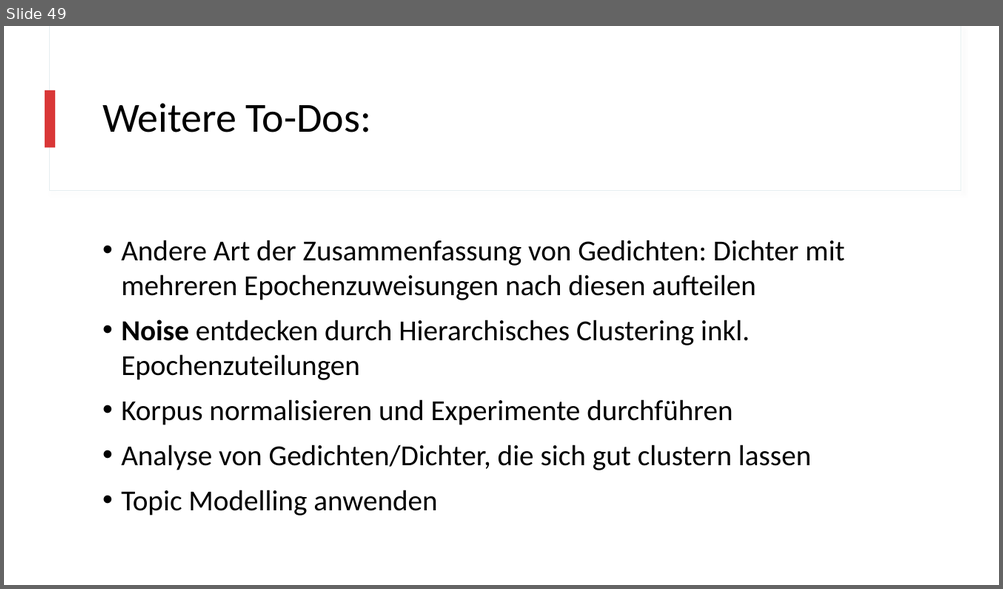
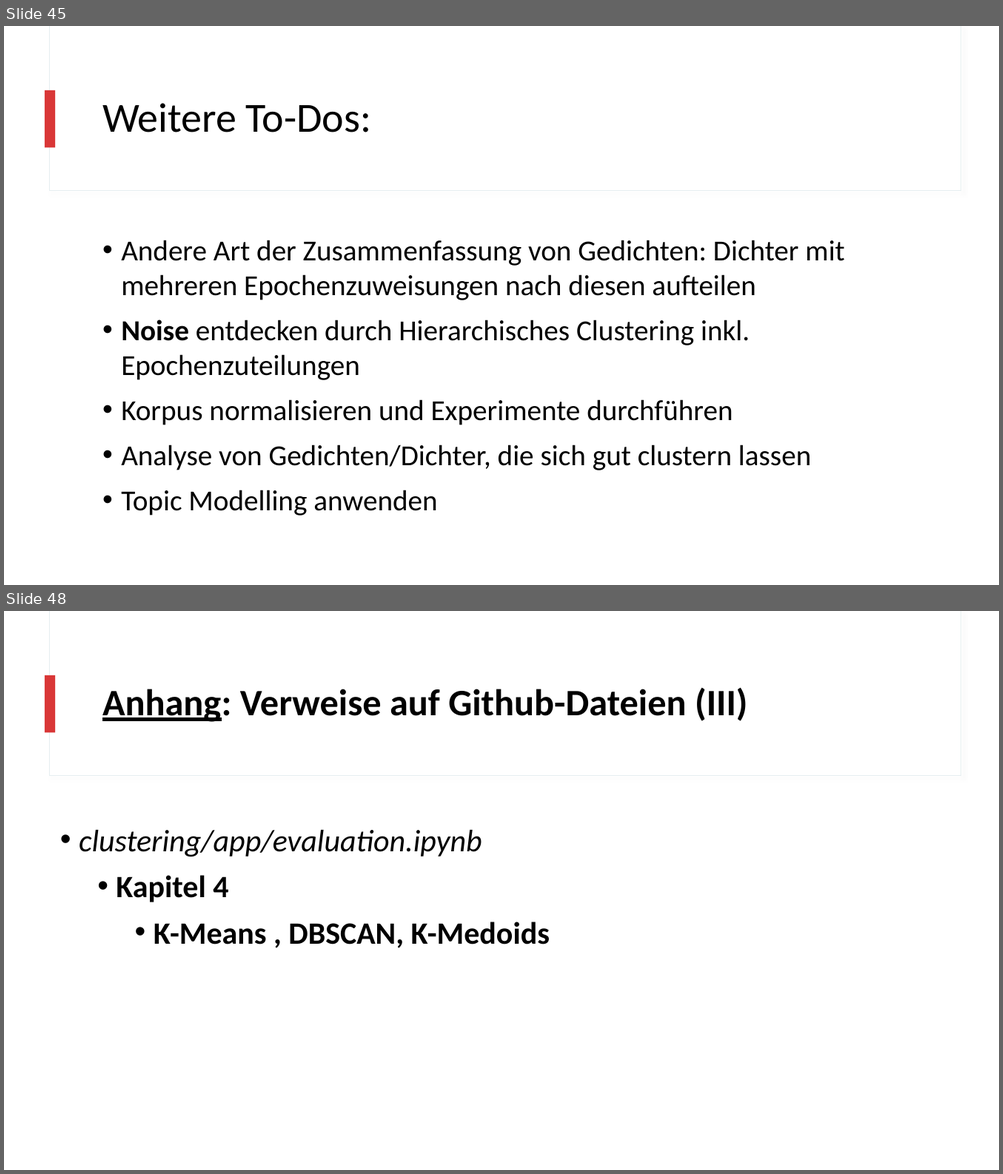
Before and after one commit to realjanpaulus/clusterpoems, a slide deck: presentation/clustering_presentation.pptx. Shown one above the other, each under a label of ours: slide 49 before the commit, slides 45 and 48 after it; the slides between them are not shown. The pictures are 1003x589 and 1003x1174 pixels, drawn with LibreOffice and Linux fonts; fonts in the diff are those of the drawing. Boxes give left, top, right and bottom in pixels: in the first picture for what was removed or moved away, otherwise in the second. Text is boxed around its words. In the diff, an @@ line names an element or a change of style, - is before the commit and + after.

Commit message:
add: agglo clustering

```diff
--- a/presentation/clustering_presentation.pptx
+++ b/presentation/clustering_presentation.pptx
@@ slide 48 added at <box>4,611,999,1170</box>, background #FFFFFF; not listed: 3 template elements that a slide beside it also shows @@
@@ title added at <box>102,687,748,722</box>, 36 pt, text #000000, bold @@
+Anhang: Verweise auf Github-Dateien (III)
@@ text added at <box>79,830,549,948</box>, 30 pt, text #000000, bold @@
+• clustering/app/evaluation.ipynb
+  • Kapitel 4
+    • K-Means , DBSCAN, K-Medoids
@@ what was slide 49 is now slide 45 @@
```
Also in this commit, not shown: 4 slides changed, 1 other slide added, 4 slides removed, 14 other files.
